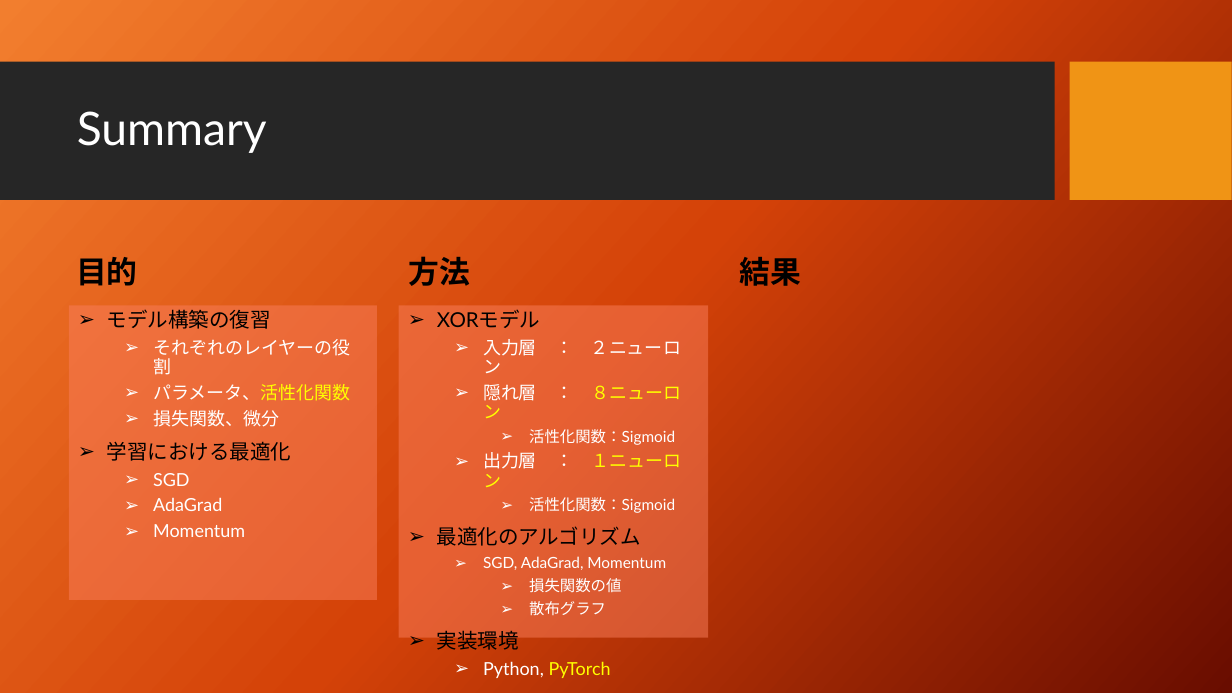
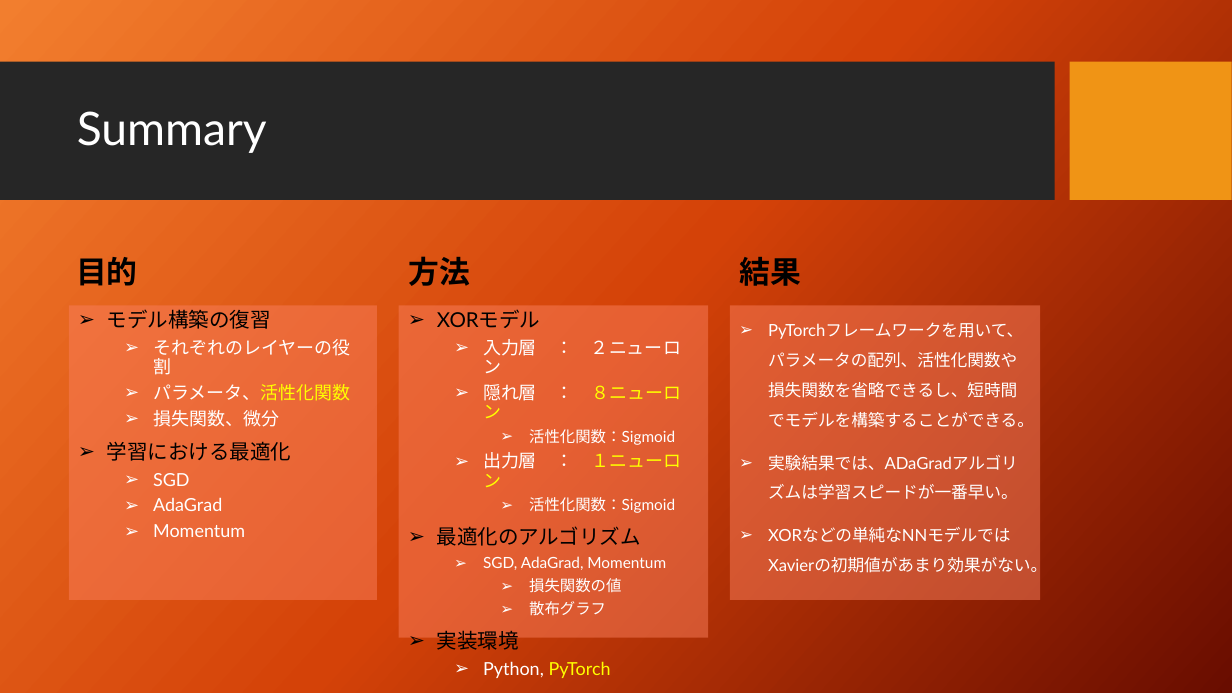
Before and after one commit to phamtrong57/machinelearning, a slide deck: slide 2 of MLPyTorch/PPT/XOROptimization.pptx. Drawn at 1232x693 pixels with LibreOffice and Linux fonts; fonts in the diff are those of the drawing; background and template pictures are left out. Boxes give left, top, right and bottom in pixels: in the first picture for what was removed or moved away, otherwise in the second. Text is boxed around its words. In the diff, an @@ line names an element or a change of style, - is before the commit and + after.

```diff
--- a/MLPyTorch/PPT/XOROptimization.pptx
+++ b/MLPyTorch/PPT/XOROptimization.pptx
@@ text added at (730, 306, 1041, 601), fill #FA7E5C at 50% opacity, 12.9 pt, text #FFFFFF @@
+➢ PyTorchフレームワークを用いて、パラメータの配列、活性化関数や損失関数を省略できるし、短時間でモデルを構築することができる。
+➢ 実験結果では、ADaGradアルゴリズムは学習スピードが一番早い。
+➢ XORなどの単純なNNモデルではXavierの初期値があまり効果がない。
```
Also in this commit, not shown: 6 slides added, 1 slide removed, 9 other files.
